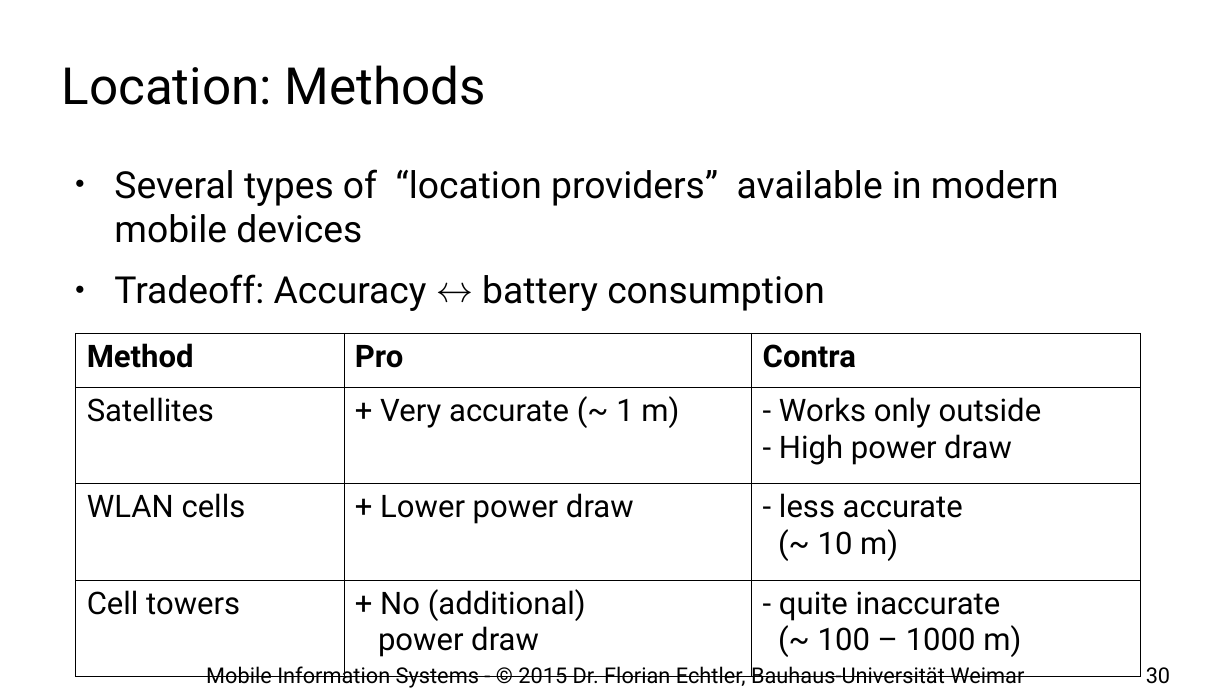
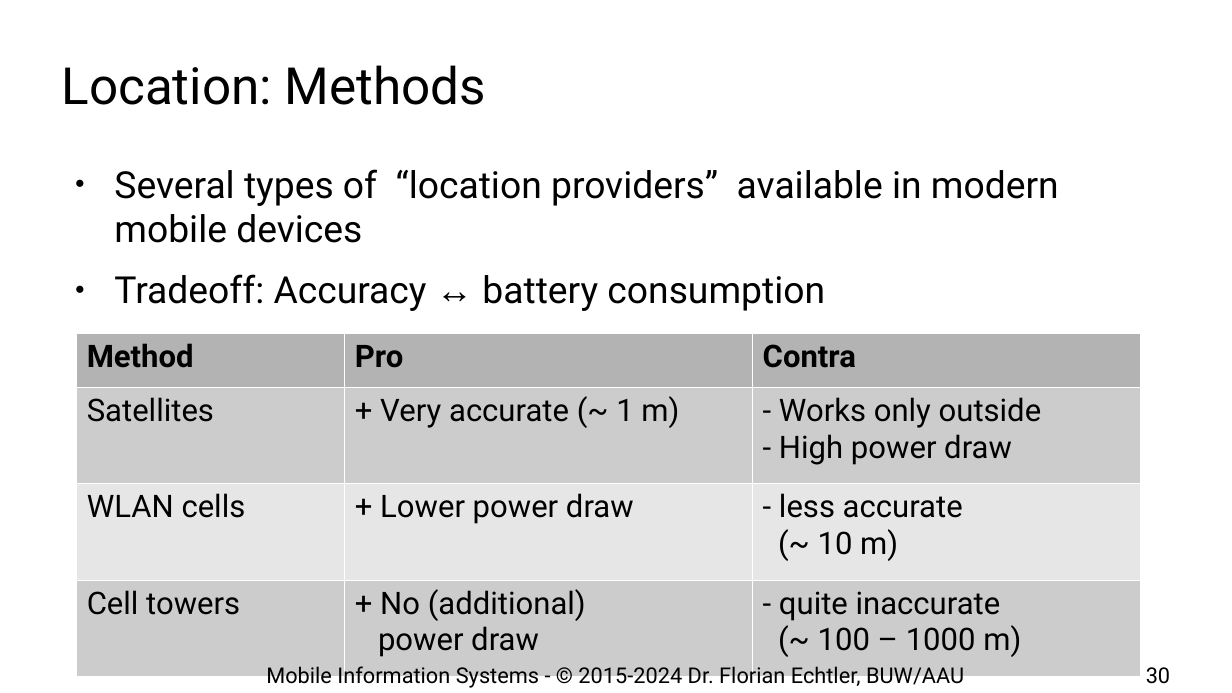
Before and after one commit to floe/mobile-information-systems, a slide deck: slide 30 of 03-networks-and-location.odp. Drawn at 1232x693 pixels with LibreOffice and Linux fonts; fonts in the diff are those of the drawing; background and template pictures are left out. Boxes give left, top, right and bottom in pixels: in the first picture for what was removed or moved away, otherwise in the second. Text is boxed around its words. In the diff, an @@ line names an element or a change of style, - is before the commit and + after.

```diff
--- a/03-networks-and-location.odp
+++ b/03-networks-and-location.odp
@@ text at (114, 274, 825, 311): font Roboto to Times New Roman in "↔" @@
@@ table at (76, 333, 1141, 661) @@
@@ fill none to #B3B3B3 in row 1 @@
@@ fill none to #CCCCCC in 6 cells @@
@@ fill none to #E6E6E6 in row 3 @@
@@ borders changed @@
@@ text at (266, 663, 964, 690): text changed @@
-Mobile Information Systems - © 2015 Dr. Florian Echtler, Bauhaus-Universität Weimar
+Mobile Information Systems - © 2015-2024 Dr. Florian Echtler, BUW/AAU
```
Also in this commit, not shown: 73 other slides changed, 1 other file.
